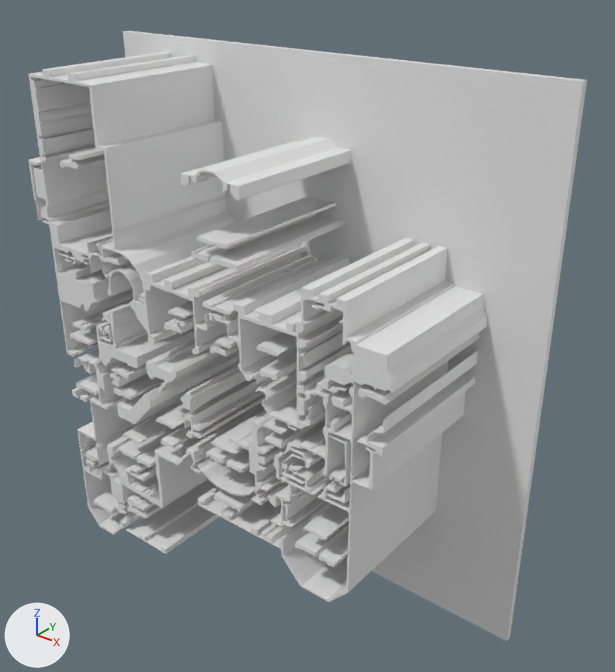
What one commit did to the glTF model version one/out_3d/19_20.glb.
The view is the same before and after, from a camera (50 mm lens) standing at (15.13, -12.75, 13.12) and looking at (5.69, -0.94, 5.8). Every picture has the same lights, and +X, +Y and +Z are marked at lower left. Where no turn or scale is listed for an object, it has been applied to the vertices. Vertices at the same position are counted once.

In view in the first picture: 'geometry_0'.
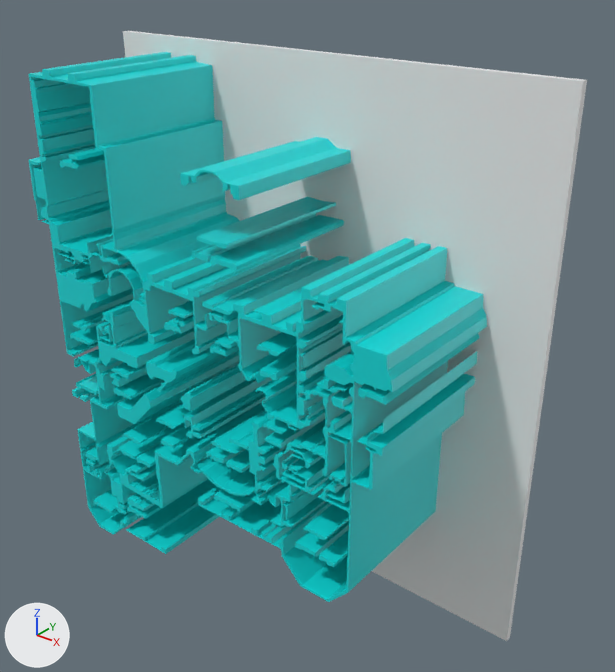
Pixel boxes (x1, y1, x2, y2) of what changed, in the pictures (615 x 672 px; the box of a moved part takes in the faces that stretch with it):
part 1 of me_geometry_0, moved or reshaped: before (191, 173, 289, 506); after (191, 173, 289, 505)
part 2 of me_geometry_0, moved or reshaped: before (113, 481, 152, 511); after (110, 478, 152, 509)
part 3 of me_geometry_0, recoloured (grey to cyan): (29, 34, 506, 599) in both

The change, as a list of edits to the scene's bpy script:
```text
Add mat_defaultmaterial:
    mat_defaultmaterial = bpy.data.materials.new('DefaultMaterial')
    mat_defaultmaterial.use_nodes = True; mat_defaultmaterial.node_tree.nodes.clear()
    _N = mat_defaultmaterial.node_tree.nodes; _L = mat_defaultmaterial.node_tree.links
    n0 = _N.new('ShaderNodeOutputMaterial'); n0.name = 'Material Output'
    n1 = _N.new('ShaderNodeBsdfPrincipled'); n1.name = 'Principled BSDF'
    n2 = _N.new('ShaderNodeVertexColor'); n2.name = 'Color Attribute'
    _L.new(n1.outputs[0], n0.inputs[0])  # 'BSDF' to 'Surface'
    _L.new(n2.outputs[0], n1.inputs[0])  # 'Color' to 'Base Color'
Change me_geometry_0:
    used by ob_geometry_0; location = (0.0, 0.0, 0.0)
    remove me_geometry_0.from_pydata(...)  # 3064 vertices, 5872 faces; spans x 0.0..10.23, y -3.15..0.0, z 0.0..11.03
    add me_geometry_0.from_pydata(...)  # 3070 vertices, 5884 faces; spans x 0.0..10.23, y -3.15..0.0, z 0.0..11.03
    me_geometry_0 part 1: 8 vertices moved from x 5.29..6.35, y -3.15..-0.15, z 5.92..6.16 to x 5.27..6.35, y -3.15..-0.15, z 5.92..6.16; 6 vertices removed from x 5.07..6.64, y -3.15..-0.15, z 3.48..9.3; 8 vertices added at x 5.1..6.64, y -3.15..-0.15, z 3.5..9.27
    me_geometry_0 part 2: 4 vertices removed from x 1.97..2.77, y -3.15..-0.15, z 1.48..1.6; 8 vertices added at x 1.9..2.71, y -3.15..-0.15, z 1.47..1.6
    me_geometry_0 part 3: 4116 faces spanning x 0.0..10.23, y -3.15..0.0, z 0.0..11.03 switch from no material to mat_defaultmaterial
```
